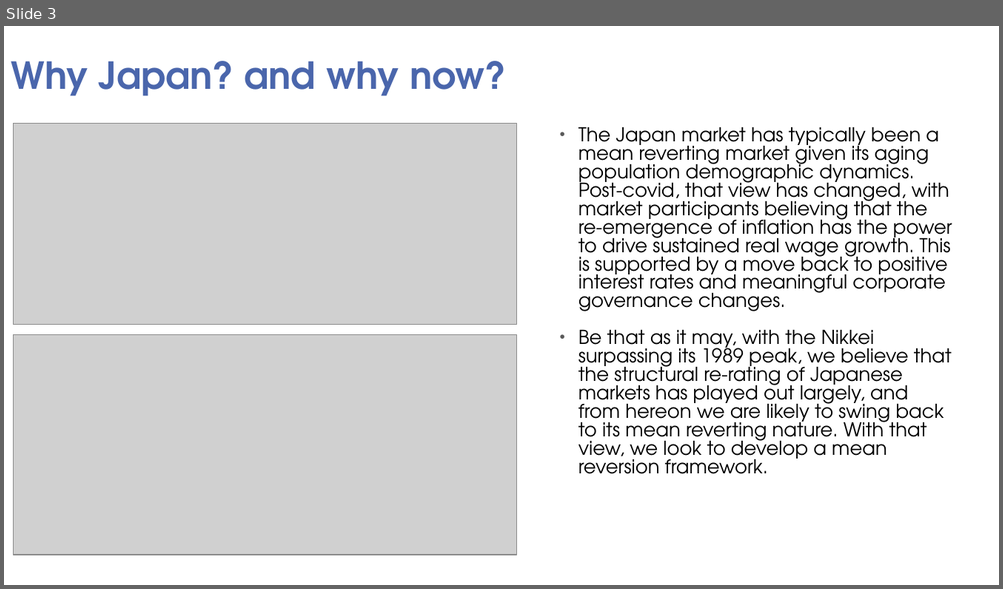
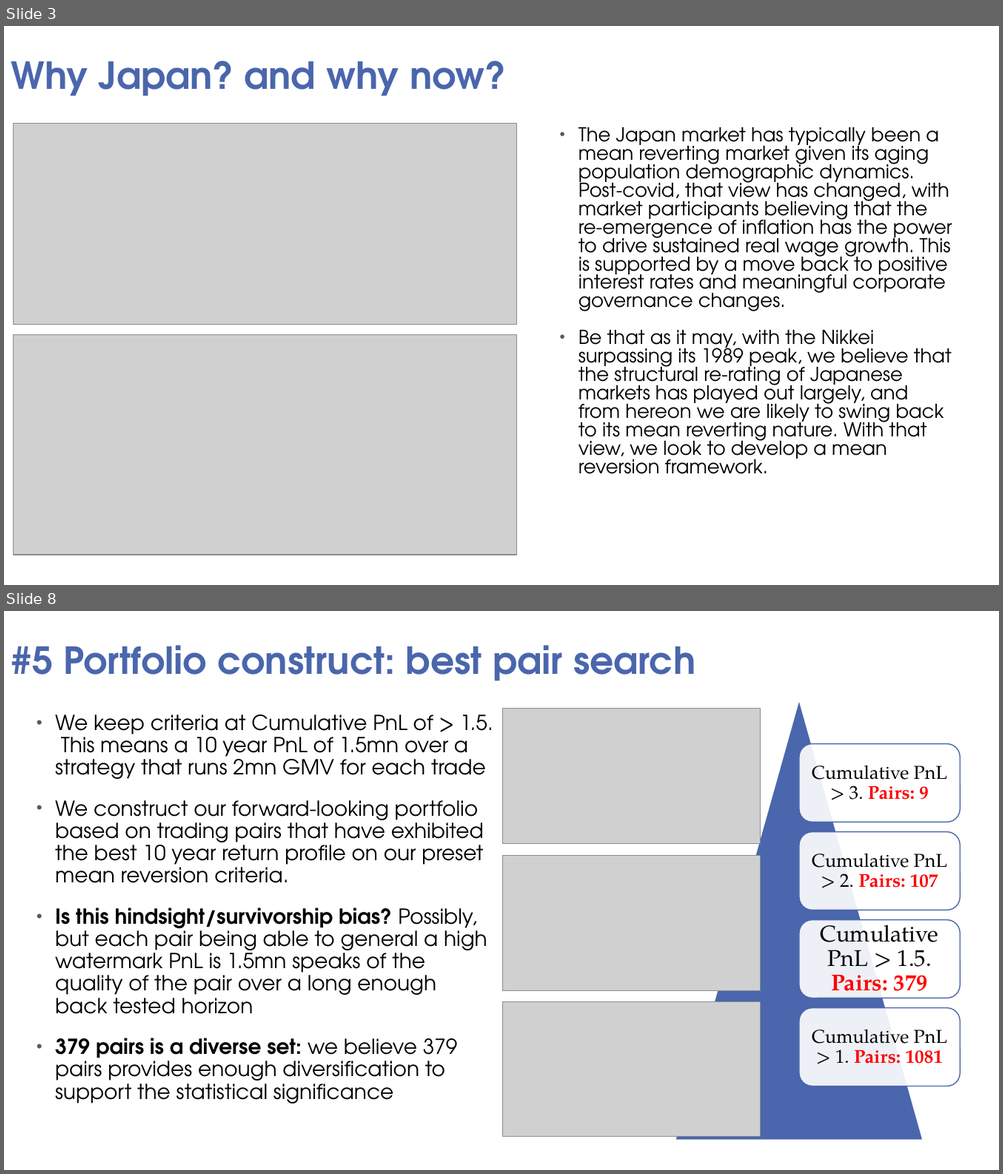
Before and after one commit to HHH0808/SMU-QTS, a slide deck: QTS project presentation.pptx. Shown one above the other, each under a label of ours: slide 3 before the commit, slides 3 and 8 after it; the slides between them are not shown. The pictures are 1003x589 and 1003x1174 pixels, drawn with LibreOffice and Linux fonts; fonts in the diff are those of the drawing; grey boxes stand for pictures; background and template pictures are left out. Boxes give left, top, right and bottom in pixels: in the first picture for what was removed or moved away, otherwise in the second. Text is boxed around its words. In the diff, an @@ line names an element or a change of style, - is before the commit and + after.

```diff
--- a/QTS project presentation.pptx
+++ b/QTS project presentation.pptx
@@ slide 8 added at box(4, 611, 999, 1170), background picture (left out) @@
@@ title added at box(11, 645, 695, 681), 36 pt, text #4A66AC, bold @@
+#5 Portfolio construct: best pair search
@@ text added at box(55, 715, 493, 1104), 20 pt, text #000000 @@
+• We keep criteria at Cumulative PnL of > 1.5. This means a 10 year PnL of 1.5mn over a strategy that runs 2mn GMV for each trade
+• We construct our forward-looking portfolio based on trading pairs that have exhibited the best 10 year return profile on our preset mean reversion criteria.
+• Is this hindsight/survivorship bias? Possibly, but each pair being able to general a high watermark PnL is 1.5mn speaks of the quality of the pair over a long enough back tested horizon
+• 379 pairs is a diverse set: we believe 379 pairs provides enough diversification to support the statistical significance
@@ picture added at box(503, 709, 760, 844) @@
@@ picture added at box(503, 856, 760, 991) @@
@@ picture added at box(503, 1002, 760, 1137) @@
@@ group added at box(674, 700, 960, 1141): 4 rounded rectangles, 4 texts, 1 triangle @@
+Cumulative PnL > 3. Pairs: 9
+Cumulative PnL > 2. Pairs: 107
+Cumulative PnL > 1.5. Pairs: 379
+Cumulative PnL > 1. Pairs: 1081
```
Also in this commit, not shown: 5 slides changed, 6 other slides added, 5 slides removed.
